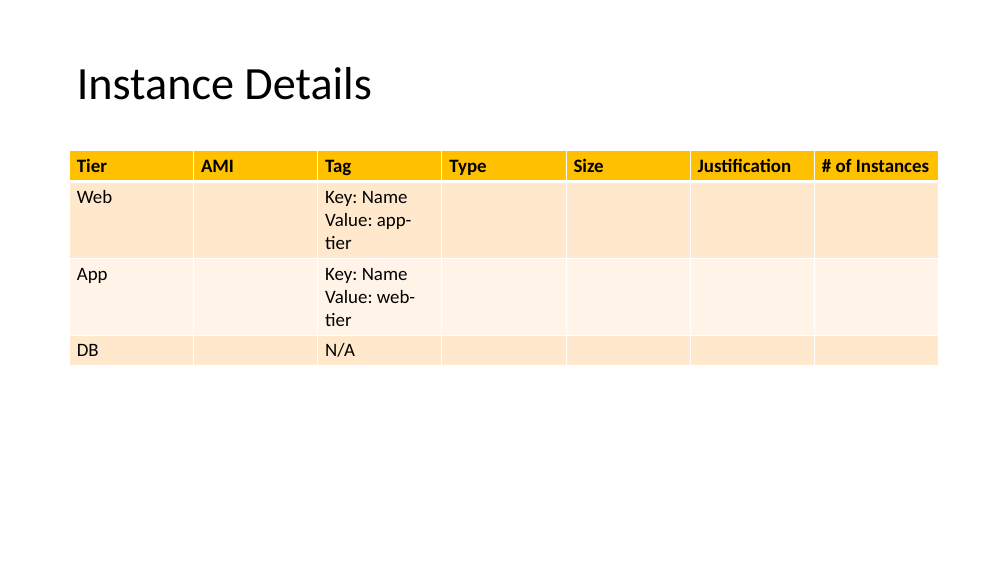
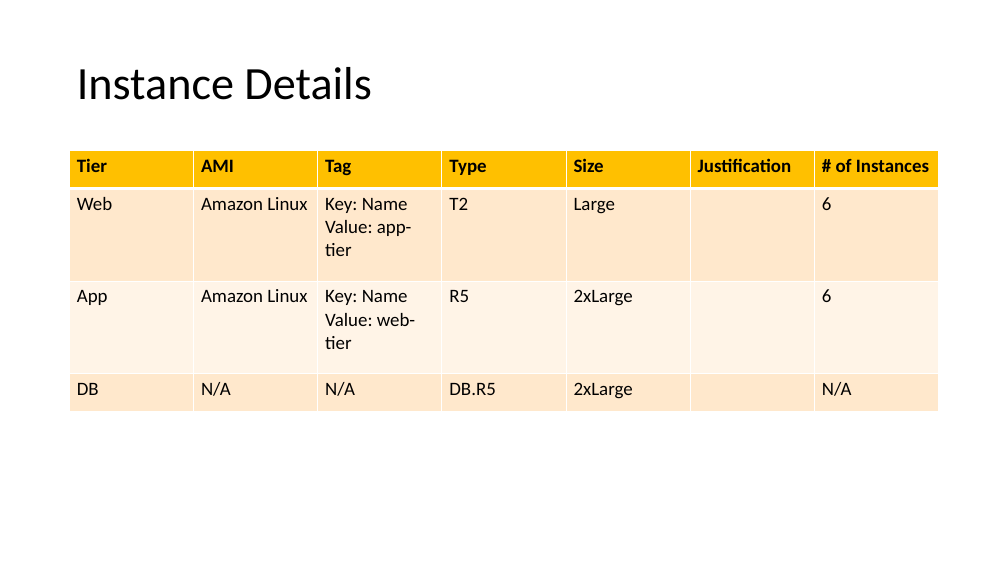
Before and after one commit to WilliamCareySemiColon/college_y3, a slide deck: slide 5 of Cloud_Computing/Labs/Assignment/part 2/Cloud-Computing-Assignment-2.pptx. Drawn at 1008x567 pixels with LibreOffice and Linux fonts; fonts in the diff are those of the drawing. Boxes give left, top, right and bottom in pixels: in the first picture for what was removed or moved away, otherwise in the second. Text is boxed around its words. In the diff, an @@ line names an element or a change of style, - is before the commit and + after.

Commit message:
added cloud details and modified python code

```diff
--- a/Cloud_Computing/Labs/Assignment/part 2/Cloud-Computing-Assignment-2.pptx
+++ b/Cloud_Computing/Labs/Assignment/part 2/Cloud-Computing-Assignment-2.pptx
@@ table at [70,151,938,412] @@
-row 2: Web |  | Key: Name Value: app-tier |  |  |  | 
+row 2: Web | Amazon Linux | Key: Name Value: app-tier | T2 | Large |  | 6
-row 3: App |  | Key: Name Value: web-tier |  |  |  | 
+row 3: App | Amazon Linux | Key: Name Value: web-tier | R5 | 2xLarge |  | 6
-row 4: DB |  | N/A |  |  |  | 
+row 4: DB | N/A | N/A | DB.R5 | 2xLarge |  | N/A
```
Also in this commit, not shown: 4 other slides changed, 1 other file.
